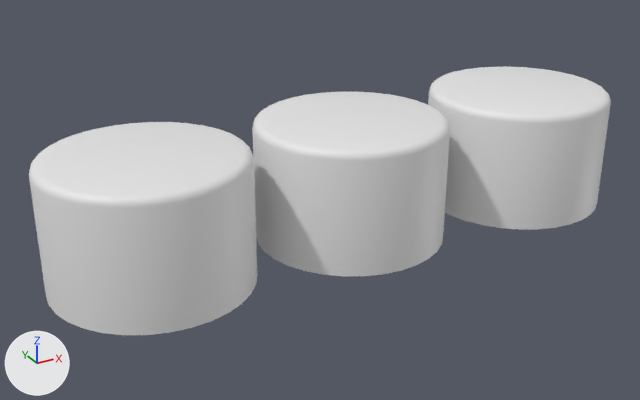
What one commit did to the FBX model Assets/Models/Rooms/BouserBossRoom.fbx.
Camera for both pictures: a camera (50 mm lens) standing at (-1.412, -2.359, 1.313) and looking at (-0.117, -0.005, 0.136). The axes (+X, +Y, +Z) are drawn at lower left. The lights are the same throughout. Where no turn or scale is listed for an object, it has been applied to the vertices.

In view in the first picture: 'BouserBossRoomObject'.
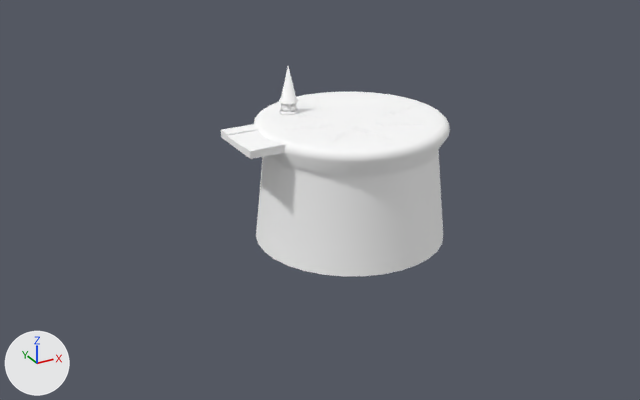
What changed in the scene script:
```text
Change me_bouserbossroommesh_001:
    remove me_bouserbossroommesh_001.from_pydata(...)  # 480 vertices, 858 faces; spans x -1.02..1.02, y -0.32..0.32, z -0.01..0.4
    add me_bouserbossroommesh_001.from_pydata(...)  # 320 vertices, 598 faces; spans x -0.32..0.32, y -0.32..0.32, z -0.01..0.4
    me_bouserbossroommesh_001 part 1: a new loose piece of 32 vertices spanning x -0.24..0.24, y -0.24..0.24, z 0.4, in mat_marble1 (white #ffffff)
    me_bouserbossroommesh_001 part 2: a new loose piece of 32 vertices spanning x -0.19..0.19, y -0.19..0.19, z 0.4, in mat_gold0 (white #ffffff)
    me_bouserbossroommesh_001 part 3: the loose piece of 160 vertices spanning x 0.38..1.02, y -0.32..0.32, z -0.01..0.4 is deleted
    me_bouserbossroommesh_001 part 4: the loose piece of 160 vertices spanning x -1.02..-0.38, y -0.32..0.32, z -0.01..0.4 is deleted
    me_bouserbossroommesh_001 part 5
    32 vertices are removed from x -0.32..0.32, y -0.32..0.32, z 0.38
    158 faces are deleted
    128 vertices are added at x -0.32..0.32, y -0.32..0.32, z 0.3..0.4
    128 new faces join them, mat_marble0 (white #ffffff)
    64 new faces join them, mat_marble1 (white #ffffff)
    30 new faces join them, mat_gravel (white #ffffff)
    128 new faces join them, mat_pavement0 (white #ffffff)
    me_bouserbossroommesh_001 part 6: 128 faces spanning x -0.32..0.32, y -0.32..0.32, z 0.39..0.4 switch from no material to mat_marble1 (white #ffffff)
    add me_bouserbossroommesh_001.materials.append(mat_pavement0)  # white #ffffff
    add me_bouserbossroommesh_001.materials.append(mat_marble0)  # white #ffffff
    add me_bouserbossroommesh_001.materials.append(mat_gravel)  # white #ffffff
    add me_bouserbossroommesh_001.materials.append(mat_gold0)  # white #ffffff
Add ob_bridgeobject:
    ob_bridgeobject = bpy.data.objects.new('BridgeObject', me_bridgemesh_001)  # 24 vertices, 44 faces; spans x -0.06..0.06, y -0.11..0.11, z -0.011..0.014; in mat_marble0 (white #ffffff), mat_marble1 (white #ffffff)
    ob_bridgeobject.location = (-0.35, 0.0, 0.381)
Add ob_spikeobject:
    ob_spikeobject = bpy.data.objects.new('SpikeObject', me_spikemesh_001)  # 385 vertices, 728 faces; spans x -0.033..0.032, y -0.032..0.032, z 0.0..0.16; in mat_marble0 (white #ffffff), mat_marble1 (white #ffffff), mat_lava (white #ffffff)
    ob_spikeobject.location = (-0.15, 0.15, 0.4)
```

Location of each change, (x1, y1, x2, y2) in pixels of the pictures (640 x 400 px):
'BouserBossRoomObject', reshaped (66% narrower, 31% shorter)
    before: (29, 67, 611, 335)
    after: (254, 92, 450, 277)
'BridgeObject', added
    after: (221, 124, 286, 159)
    faces in mat_marble1 (white #ffffff): (221, 124, 286, 159)
    faces in mat_marble0 (white #ffffff): (227, 131, 271, 153)
'SpikeObject', added
    after: (279, 67, 298, 115)
    faces in mat_marble0 (white #ffffff): (281, 67, 296, 100)
    faces in mat_marble1 (white #ffffff): (279, 98, 298, 115)
    faces in mat_lava (white #ffffff): (281, 103, 297, 112)
part 1 of me_bouserbossroommesh_001, added
    after: (285, 97, 425, 142)
part 2 of me_bouserbossroommesh_001, added
    after: (298, 100, 409, 137)
part 3 of me_bouserbossroommesh_001, deleted
    before: (428, 67, 611, 230)
part 4 of me_bouserbossroommesh_001, deleted
    before: (29, 122, 257, 335)
part 5 of me_bouserbossroommesh_001, built on
    before: (252, 92, 450, 277)
    after: (256, 92, 450, 277)
part 6 of me_bouserbossroommesh_001, recoloured
    both: (254, 92, 449, 156)
